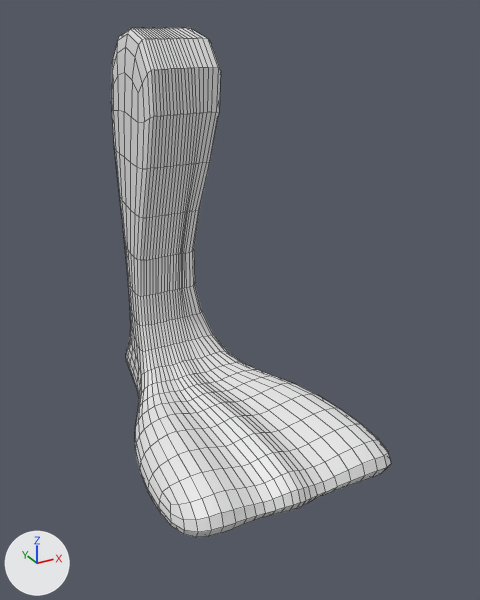
What one commit did to the Blender file blender/parts_leg_d1_duck.blend.
Both versions are drawn from a 50 mm camera at (-5.48, -12.32, 7.23) aimed at (0.58, -1.3, 1.72). The axes (+X, +Y, +Z) are drawn at lower left. The lights are the same throughout. Mesh edges are drawn as thin lines.

Names of what the first picture shows: '立方体.027'.
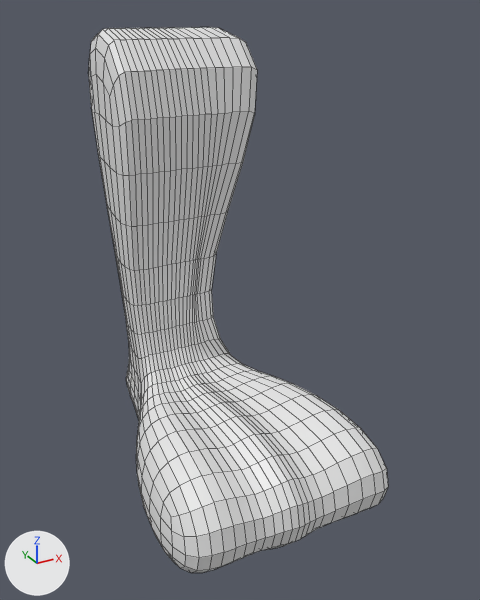
Where the change shows, as pixel boxes (x1, y1, x2, y2) in the pictures (480 x 600 px):
'立方体.027', reshaped (7% wider, 7% taller): before (111, 28, 391, 537); after (89, 27, 388, 573)

The change in detail:
me_立方体_034 is used by ob_立方体_027; location (0.0, 0.0, 0.0); rotation (1.55, 0.0, -3.197), in degrees (89, 0, -183); scale (1.69, 0.998, 3.24).
me_立方体_034 had 84 vertices, 82 faces and spanned x -1.75..1.25, y -1.52..7.13, z -1.5..1.12.
me_立方体_034 now has 84 vertices, 82 faces and spans x -1.75..1.25, y -2.66..7.13, z -1.51..1.13.
me_立方体_034 part 1: 63 of 84 vertices moved; they spanned x -1.74..1.25, y -1.52..7.13, z -1.5..1.12 and now span x -1.74..1.25, y -2.66..7.13, z -1.51..1.13; mean shift (0.0, -0.54, -0.02); largest move (0.12, -1.34, 0.05) -> (0.12, -2.47, 0.04).
